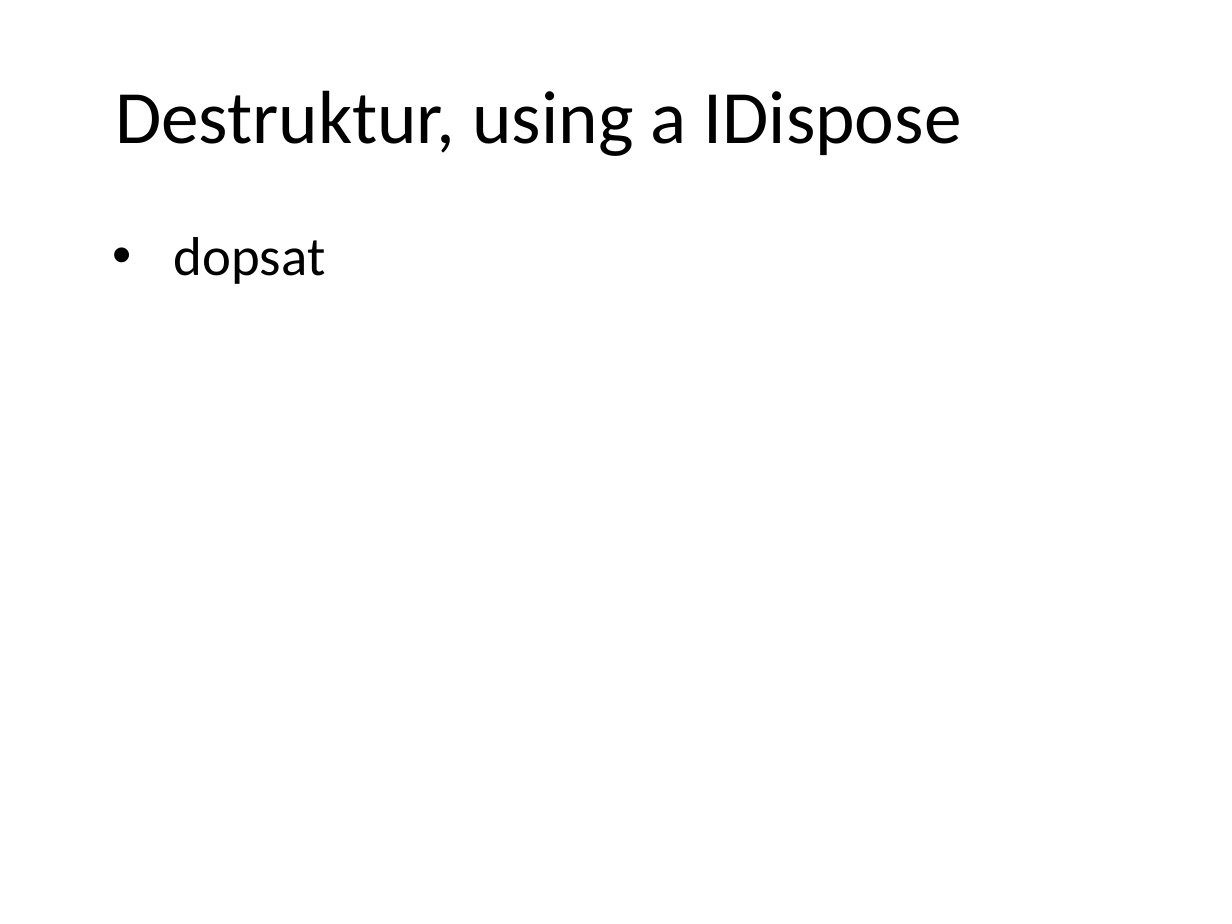
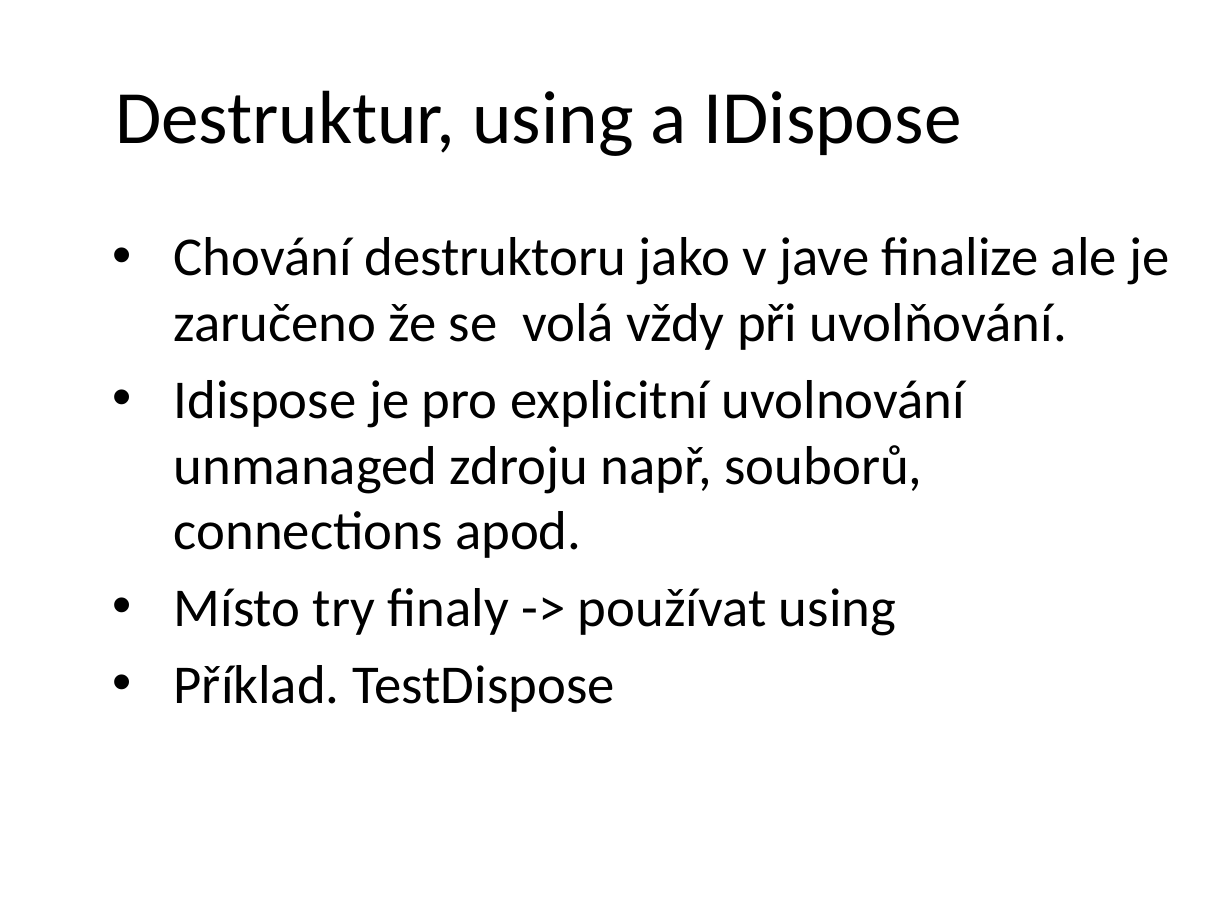
Before and after one commit to petrbalat/Skoleni-Csharp-NET, a slide deck: slide 13 of prezentace.pptx (slide 14 before the commit). Drawn at 1232x924 pixels with LibreOffice and Linux fonts; fonts in the diff are those of the drawing; background and template pictures are left out. Boxes give left, top, right and bottom in pixels: in the first picture for what was removed or moved away, otherwise in the second. Text is boxed around its words. In the diff, an @@ line names an element or a change of style, - is before the commit and + after.

```diff
--- a/prezentace.pptx
+++ b/prezentace.pptx
@@ text at (x1=174, y1=237, x2=1169, y2=712): text changed @@
-• dopsat
+• Chování destruktoru jako v jave finalize ale je zaručeno že se volá vždy při uvolňování.
+• Idispose je pro explicitní uvolnování unmanaged zdroju např, souborů, connections apod.
+• Místo try finaly -> používat using
+• Příklad. TestDispose
```
Also in this commit, not shown: 4 other slides changed, 1 slide added, 2 other files.
